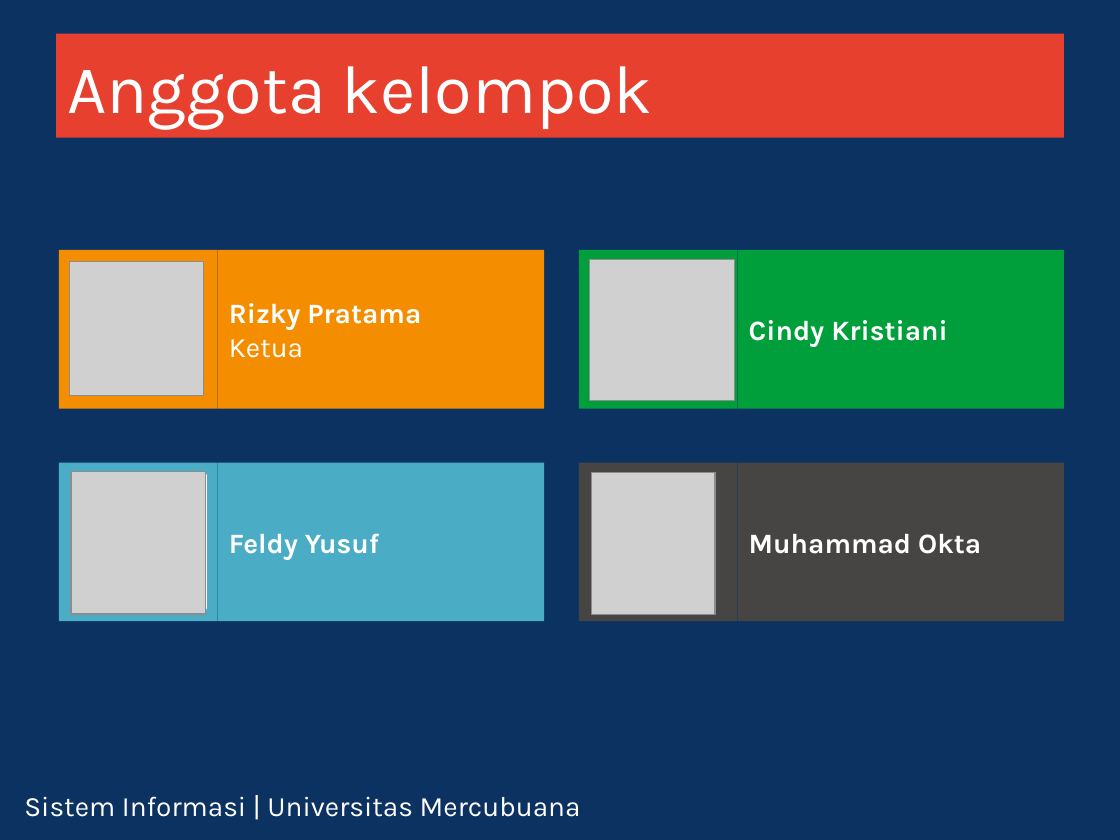
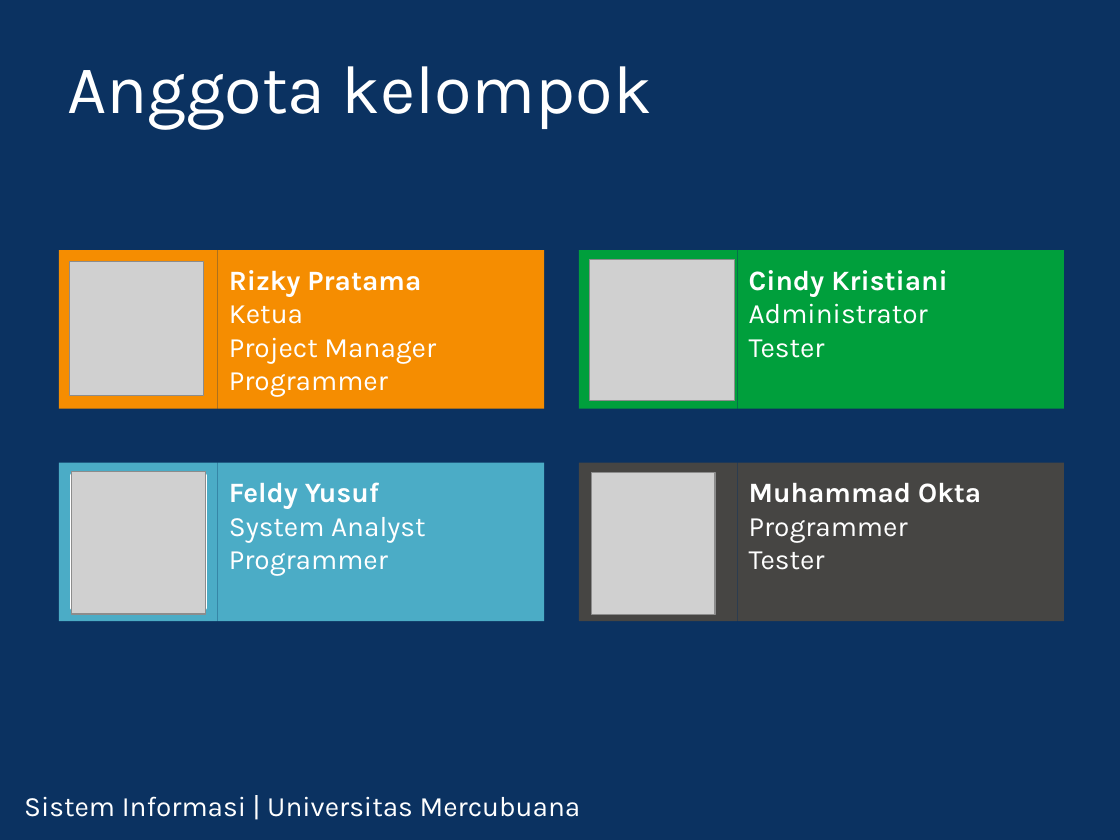
Before and after one commit to feldy/pgn, a slide deck: slide 2 of doc/ppt_new/metro-ui-style.pptx. Drawn at 1120x840 pixels with LibreOffice and Linux fonts; fonts in the diff are those of the drawing; grey boxes stand for pictures; background and template pictures are left out. Boxes give left, top, right and bottom in pixels: in the first picture for what was removed or moved away, otherwise in the second. Text is boxed around its words. In the diff, an @@ line names an element or a change of style, - is before the commit and + after.

```diff
--- a/doc/ppt_new/metro-ui-style.pptx
+++ b/doc/ppt_new/metro-ui-style.pptx
@@ text "Anggota kelompok": place and size @@
-text "Anggota kelompok" at [56, 34, 1064, 138]
+text "Anggota kelompok" at [67, 66, 652, 129]
@@ text "Anggota kelompok" at [67, 66, 652, 129]: fill #E8402E to none @@
@@ text in rectangle at [749, 303, 928, 358]: paragraphs added @@
+Administrator
+Tester
@@ text in rectangle at [229, 337, 436, 397]: paragraphs added @@
+Project Manager
+Programmer
@@ text in rectangle at [229, 517, 425, 576]: paragraphs added @@
+System Analyst
+Programmer
@@ text in rectangle at [749, 518, 908, 570]: paragraphs added @@
+Programmer
+Tester
```
Also in this commit, not shown: 8 other slides changed, 13 other files.
